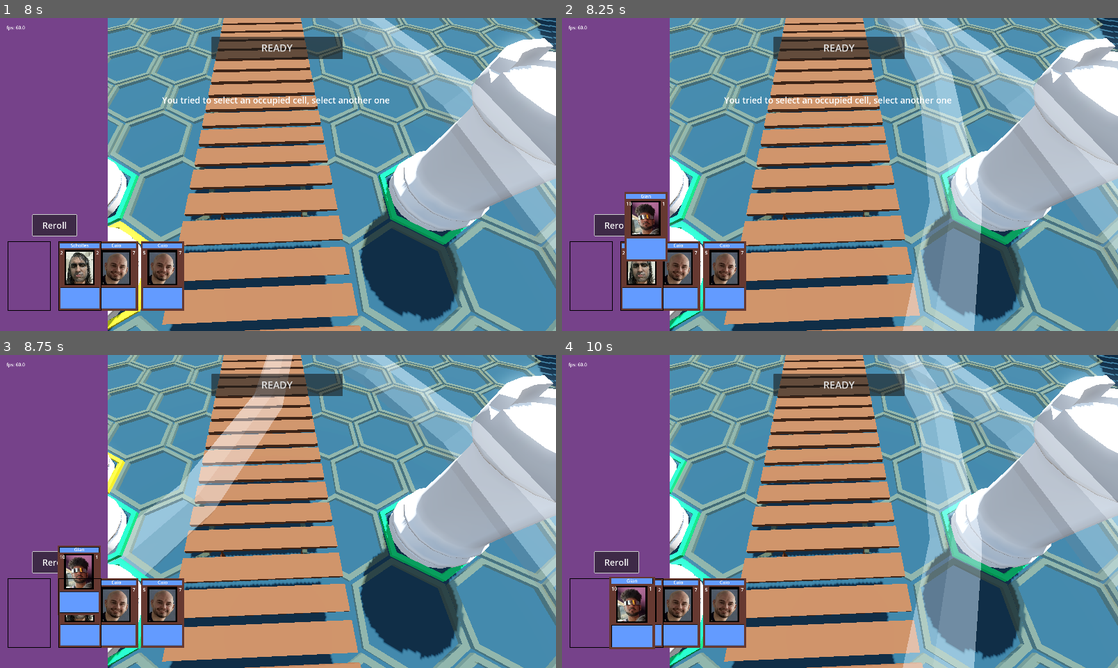
Above: before the commit, frames 1-4 (two rows, left to right).
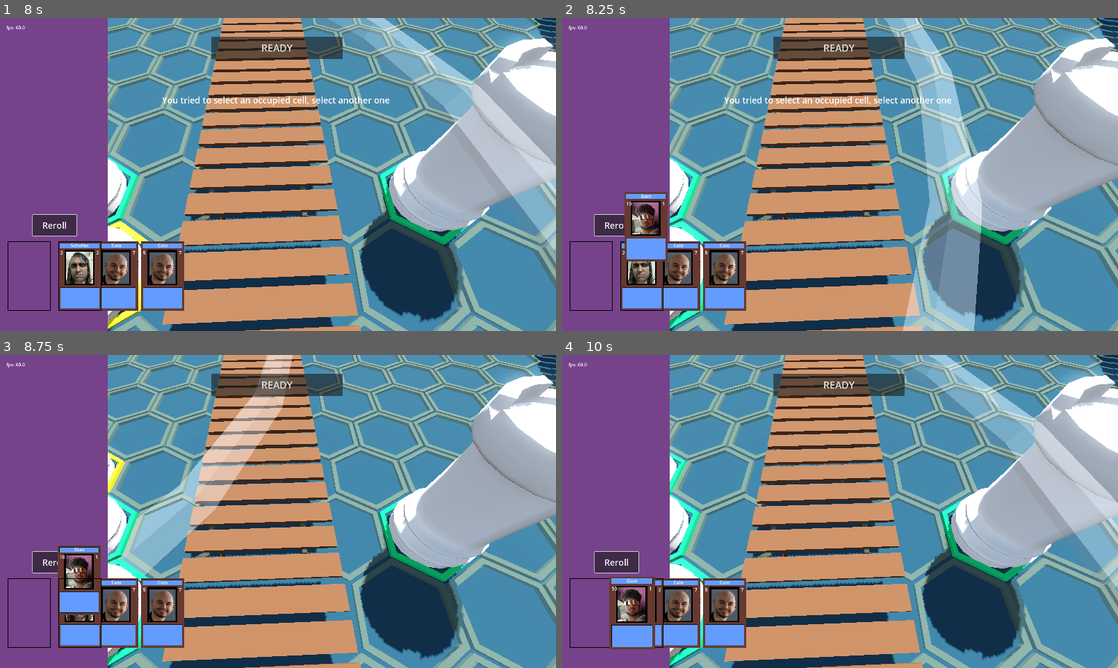
Above: after the commit, the same moments.

Repository: GianOM/Cards_Impact
Game: Godot game, scene res://Scenes/main_menu.tscn
The game is run twice, just before and just after one commit, with the same random seed, the same clock (stepped at 60 frames per second) and the same inputs.
Inputs (mouse positions are in pixels of both pictures, inside the frame that each line leads up to):
- Up to frame 1 (8 s): click "Play" at 0.5 s; click "READY" at 1.25 s; click "READY" at 2 s; click "Reroll" at 2.75 s; click "Reroll" at 3.5 s; click "READY" at 4.25 s; click "Reroll" at 5 s; tap Enter at 5.75 s; drag from (183, 274) to (505, 274) at 5.77 s; drag from (139, 274) to (505, 274) at 6.52 s; move the mouse to (94, 274) at 7.27 s; click (94, 274) at 7.35 s; right-click (94, 274) at 7.55 s
- Up to frame 2 (8.25 s): tap Space at 8 s; drag from (628, 274) to (673, 127) at 8.02 s
- Up to frame 3 (8.75 s): no input
- Up to frame 4 (10 s): move the mouse to (1006, 558) at 8.77 s; tap 1 (1_Key) at 8.85 s; click (1006, 558) at 8.92 s; tap 2 (2_Key) at 9.05 s; tap Enter at 9.5 s; drag from (673, 464) to (639, 611) at 9.52 s

Frame 1 is identical in both runs. In frame 2, 6.2% of the frame differs, in the area x 64-100%, y 0-76%; in frame 3, 6.4%; in frame 4, 8.6%, in the area x 57-76%, y 0-100%.

Commit message:
MORE BUG FIXES

Diff:
--- a/New New New/Scenes/3D/Troops/Troops.tscn
+++ b/New New New/Scenes/3D/Troops/Troops.tscn
@@ -44,6 +44,7 @@
 points = PackedVector3Array(-0.0813641, 0.0235488, -0.393055, 0.0579605, 0.133685, 0.406891, -0.0651478, 0.133685, 0.40 …(896 unchanged characters)…
 
 [node name="PathFollow3D" type="PathFollow3D"]
+loop = false
 script = ExtResource("1_xa3w2")
 
 [node name="CharacterBody3D" type="CharacterBody3D" parent="."]
--- a/New New New/Scripts/3D/Projectiles/Projectile_Main_Script.gd
+++ b/New New New/Scripts/3D/Projectiles/Projectile_Main_Script.gd
@@ -9,9 +9,7 @@
 @onready var projectile_mesh: MeshInstance3D = $Projectile_Mesh
 
 func _on_area_3d_body_entered(body: Node3D) -> void:
-	if body is Moving_Units:#CODIGO SE O PROJETIL ACERTA UMA MOVING UNIT
-		#BUGG OU  FEATURE: Se a torre mira em um alvo, e alguem passa
-		#na frente dele, o projetil acerta este alguem que entrou na frente
+	if body is Moving_Units and body == Target:#So da dano na tropa que mirou
 		Target.Take_Damage(Projectile_Damage)#Funcao que subtrai o parametro da propria vida
 		queue_free()
 
--- a/New New New/Scripts/3D/Projectiles/Projectile_Resource_Database.gd
+++ b/New New New/Scripts/3D/Projectiles/Projectile_Resource_Database.gd
@@ -9,7 +9,7 @@
 
 
 const PROJECTILE_PROPERTIES = {
-	0: {"name": "Pointy 1", "damage": 1.0,"Speed": 2.0, "node_path": "Tower_Projectile_Tier_1"},
+	0: {"name": "Pointy 1", "damage": 1.0,"Speed": 5, "node_path": "Tower_Projectile_Tier_1"},
 	1: {"name": "Pointy 1", "damage": 2.0,"Speed": 10.0, "node_path": "Tower_Projectile_Tier_2"},
 	#Propriedades das Torres
 }
--- a/New New New/Scripts/3D/Tower/Towers_Resource_Database.gd
+++ b/New New New/Scripts/3D/Tower/Towers_Resource_Database.gd
@@ -9,7 +9,7 @@
 var Tower_3d_Mesh: MeshInstance3D
 
 const TOWER_PROPERTIES = {
-	0: {"name": "ROOK_TOWER", "range": 0.5, "Cooldown":4.0, "node_path": "Tower_Tier_1"},
+	0: {"name": "ROOK_TOWER", "range": 0.5, "Cooldown":2.0, "node_path": "Tower_Tier_1"},
 	1: {"name": "QUEEN_TOWER", "range": 1.0, "Cooldown":1.0, "node_path": "Tower_Tier_2"},
 	#Propriedades das Torres
 }
--- a/New New New/Scripts/Player Movement.gd
+++ b/New New New/Scripts/Player Movement.gd
@@ -18,8 +18,6 @@
 
 @onready var My_Ray_Cast = $RayCast3D
 
-var Hit_Hexagon: Hexagono
-var Hit_Enemy_Spawner: Enemy_Spawner
 
 func _ready() -> void:
 	pass
@@ -76,16 +74,16 @@
 
 func _input(event):
 	if event is InputEventMouseButton:
-
-		if Input.is_mouse_button_pressed(MOUSE_BUTTON_LEFT):
+		# My_Ray_Cast.Ray_Hit.get_owner() RETORNA O OBJETO QUE O RAYCAST ACERTOU
+		#print(My_Ray_Cast.Ray_Hit.get_owner())
+		if Input.is_action_just_pressed("left_mouse_click"):
 			#Precisamos checkar o RayCast ta colidindo para rodar a logica, ou entao o resultado do
 			#Raycas sera Null e o jogo crasha
-			#print(My_Ray_Cast.Ray_Hit.get_owner())
 			if (My_Ray_Cast.Ray_Hit.get_owner() is Hexagono):#codigo para colocar a torre
-				Hit_Hexagon = My_Ray_Cast.Ray_Hit.get_owner()
+
 				#Se a Grid Cell esta livre, ou seja, se a Placed_Tower for null,
 				#vc pode colocar uma torre no lugar
-				if Hit_Hexagon.Placed_Tower == null:
+				if My_Ray_Cast.Ray_Hit.get_owner().Placed_Tower == null:
 
 					var Tower_Instance = TOWERS.instantiate() as Node3D
 					get_tree().current_scene.add_child(Tower_Instance)
@@ -93,34 +91,30 @@
 					Tower_Instance.Troca_Pra_Torre_Pelo_Indice(Tower_Selected_Index)
 
 					Tower_Instance.global_position = My_Ray_Cast.Ray_Hit.global_position
+					Tower_Instance.scale = Vector3(20,20,20)
 
 					Tower_Instance.Zerar_o_Tower_Range()#Zera o indicador visual do range da torre
 					Tower_Instance.is_Tower_Place_on_Grid = true#Usada para evitar que a hovered tower de dano
 
-					Hit_Hexagon.Placed_Tower = Tower_Instance#Cria uma referencia a torre
-					Tower_Instance.scale = Vector3(20,20,20)
+					My_Ray_Cast.Ray_Hit.get_owner().Placed_Tower = Tower_Instance#Cria uma referencia a torre
 
-					Hit_Hexagon.Occupied_Cell()
-				else:
-					SignalManager.send_warning()#Manda um Warning que o Player tentou colocar uma torre em uma grid ocupada
+					My_Ray_Cast.Ray_Hit.get_owner().Occupied_Cell()
+				else:#Manda um Warning que o Player tentou colocar uma torre em uma grid ocupada
+					SignalManager.send_warning()
 
 			elif (My_Ray_Cast.Ray_Hit.get_owner() is Enemy_Spawner):
-				Hit_Enemy_Spawner = My_Ray_Cast.Ray_Hit.get_owner()
-				Hit_Enemy_Spawner.Bota_Uma_Tropa_Ai_Chefe()
+				My_Ray_Cast.Ray_Hit.get_owner().Bota_Uma_Tropa_Ai_Chefe()
 
-		elif Input.is_mouse_button_pressed(MOUSE_BUTTON_RIGHT):
+		if Input.is_action_just_pressed("right_mouse_click"):
+				#REMOVE A TORRE SE NO LUGAR DA GRID TINHA ALGO, ou seja, se nao era null
+				if (My_Ray_Cast.Ray_Hit.get_owner().Placed_Tower != null) and (My_Ray_Cast.Ray_Hit.get_owner() is Hexagono):
 
-				#REMOVE A TORRE SE NO LUGAR DA GRID TINHA ALGO, ou seja, se nao era null
-				if (Hit_Hexagon.Placed_Tower != null) and (My_Ray_Cast.Ray_Hit.get_owner() is Hexagono):
-					Hit_Hexagon = My_Ray_Cast.Ray_Hit.get_owner()
-					Hit_Hexagon.Placed_Tower.queue_free()
+					My_Ray_Cast.Ray_Hit.get_owner().Placed_Tower.queue_free()
 
-					Hit_Hexagon.Placed_Tower = null
+					My_Ray_Cast.Ray_Hit.get_owner().Highlight()
+					My_Ray_Cast.last_hovered = My_Ray_Cast.Ray_Hit.get_owner()
 
-					Hit_Hexagon.Highlight()
-					My_Ray_Cast.last_hovered = Hit_Hexagon
-
-		elif Input.is_mouse_button_pressed(MOUSE_BUTTON_MIDDLE):
+		if Input.is_mouse_button_pressed(MOUSE_BUTTON_MIDDLE):
 			rotating_on_middle_mouse_button = true #Setado para poder rodar a camera
 			Input.set_mouse_mode(Input.MOUSE_MODE_CAPTURED)#Faz o mouse desaparecer
 
@@ -132,9 +126,8 @@
 		var delta = event.relative
 		rotation_degrees.y -= (Camera_Rotation_Speed/512) * delta.x
 
+	#TODO: MELHORAR ISSO AQUI
 	if Input.is_action_just_pressed("1_Key"):
 		Tower_Selected_Index = 0
-		My_Ray_Cast.Hovered_Tower_Index = 0
 	elif Input.is_action_just_pressed("2_Key"):
 		Tower_Selected_Index = 1
-		My_Ray_Cast.Hovered_Tower_Index = 1
--- a/New New New/Scripts/Player_Raycast.gd
+++ b/New New New/Scripts/Player_Raycast.gd
@@ -3,10 +3,10 @@
 const HEXAGON_SCENE = preload("res://Scenes/3D/Grid/Hexagon Tile.tscn")
 
 @onready var camera_3d: Camera3D = $"../Camera3D"
+@onready var player: Node3D = $".."
 
 const TOWERS = preload("res://Scenes/3D/Towers/Towers.tscn")
 var Tower_Instance = TOWERS.instantiate() as Node3D
-var Hovered_Tower_Index:int = 0
 
 var Ray_Hit: Object# Esta variavel precisa ser global para ser acessada por outros nodes
 #O seu tipo e "Object" pq nao sabemos ainda o que o Ray_Hit vai acertar
@@ -48,6 +48,8 @@
 		#o check de hexagono tem que vir antes de tentar pegarmos o owner,
 		#ou entao, ele vai crashar ao tentar selecionar uma tropa
 		if Ray_Hit_Owner is Hexagono:
+			Tower_Instance.Troca_Pra_Torre_Pelo_Indice(player.Tower_Selected_Index)
+			Tower_Instance.global_position = Ray_Hit.global_position
 
 			is_Mouse_Hitting_a_Hex_Cell = true
 
@@ -59,12 +61,14 @@
 				last_hovered = Ray_Hit_Owner
 
 			#O CODIGO ABAIXO MOSTRA E ESCONDE O TOWER RANGE SE ESTIVER HOVERING
+			if (Ray_Hit_Owner != remove_range_hovering) and (remove_range_hovering != null):
+				if (remove_range_hovering.Placed_Tower!= null):
+					remove_range_hovering.Placed_Tower.Zerar_o_Tower_Range()
+
 			if Ray_Hit_Owner.Placed_Tower != null:
 					Ray_Hit_Owner.Placed_Tower.Show_Tower_Range_When_Hovered()
 					remove_range_hovering = Ray_Hit_Owner
 
-			elif (Ray_Hit_Owner != remove_range_hovering and remove_range_hovering!= null):
-				remove_range_hovering.Placed_Tower.Zerar_o_Tower_Range()
 
 			#Impede que o Tower Hover esteja visivel quando passar o mouse por uma tile que ja
 			#possui uma torre
@@ -75,9 +79,10 @@
 
 		elif last_hovered:
 			last_hovered.Remove_Highlight()
+			#O RayCast3D sempre entre nesta condicao quando ele colide com algo
+			#que nao seja um Hexagono, como por exemplo o Enemy Spawner
+			Tower_Instance.scale = Vector3(0.01,0.01,0.01)
 
-		Tower_Instance.Troca_Pra_Torre_Pelo_Indice(Hovered_Tower_Index)
-		Tower_Instance.global_position = Ray_Hit.global_position
 
 	else :
 		is_Mouse_Hitting_a_Hex_Cell = false
@@ -87,6 +92,7 @@
 			last_hovered = null
 
 		if remove_range_hovering != null :
+			if (remove_range_hovering.Placed_Tower!= null):
 			#Para o caso de colocar a torre em um Hexagono, verificar o range dela
 			# dando hovering, e o mouse sumir para a PQP
-			remove_range_hovering.Placed_Tower.Zerar_o_Tower_Range()
+				remove_range_hovering.Placed_Tower.Zerar_o_Tower_Range()
--- a/New New New/project.godot
+++ b/New New New/project.godot
@@ -90,6 +90,11 @@
 "events": [Object(InputEventMouseButton,"resource_local_to_scene":false,"resource_name":"","device":-1,"window_id":0,"a …(253 unchanged characters)…
 ]
 }
+right_mouse_click={
+"deadzone": 0.2,
+"events": [Object(InputEventMouseButton,"resource_local_to_scene":false,"resource_name":"","device":-1,"window_id":0,"alt_pressed":false,"shift_pressed":false,"ctrl_pressed":false,"meta_pressed":false,"button_mask":0,"position":Vector2(0, 0),"global_position":Vector2(0, 0),"factor":1.0,"button_index":2,"canceled":false,"pressed":false,"double_click":false,"script":null)
+]
+}
 ESC={
 "deadzone": 0.2,
 "events": [Object(InputEventKey,"resource_local_to_scene":false,"resource_name":"","device":-1,"window_id":0,"alt_press …(195 unchanged characters)…
